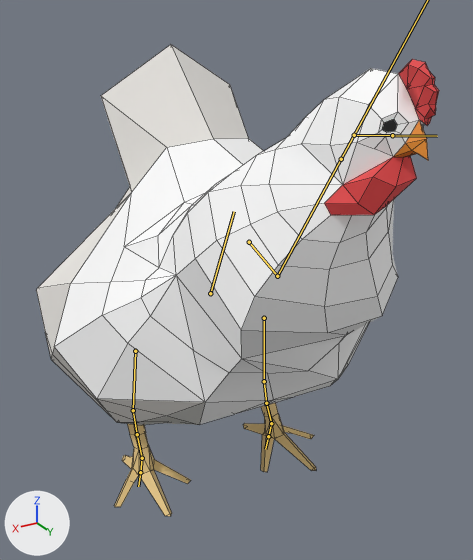
Two versions of the FBX model Assets/characters/animals/chicken/chicken-rigged.fbx, one commit apart.
Before and after are seen from a camera (50 mm lens) standing at (1.84, 5.35, 3.03) and looking at (0.08, 2.42, 1.56). The axes (+X, +Y, +Z) are drawn at lower left. The lights are the same throughout. Both versions are drawn at frame 39 of the action 'Armature|walking'; the numbers are the values there. The bones that bend it are drawn over the model as lines. Mesh edges are drawn as thin lines.

The first picture shows 'Chicken'.
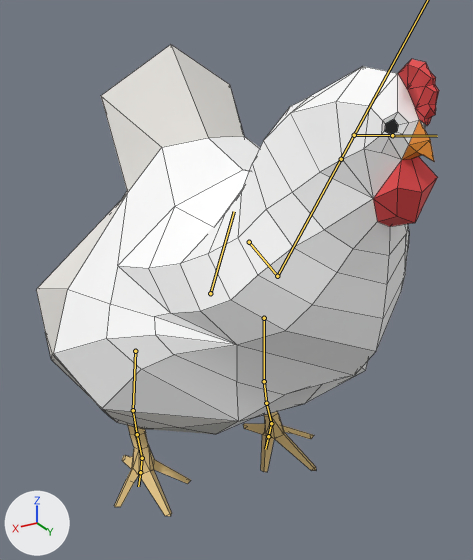
Edits to the scene script, one JSON object a line:
```json
{"block": "bone_bone", "where": "bone_bone = bpy.data.objects['Armature'].pose.bones['bone']  # child of 'head'"}
{"op": "set", "path": "bone_bone.rotation_quaternion", "old": "(0.854, 0.194, -0.467, -0.122)", "new": "(0.973, 0.229, 0.003, -0.013)", "note": "degrees (42, -49, -36) -> degrees (26, 1, -1)"}
```

What differs and where, as boxes [x1, y1, x2, y2] in the pictures (473 x 560 px):
```json
{"object": "Chicken", "change": "posed", "before": [36, 45, 439, 516], "after": [36, 45, 439, 516]}
```
